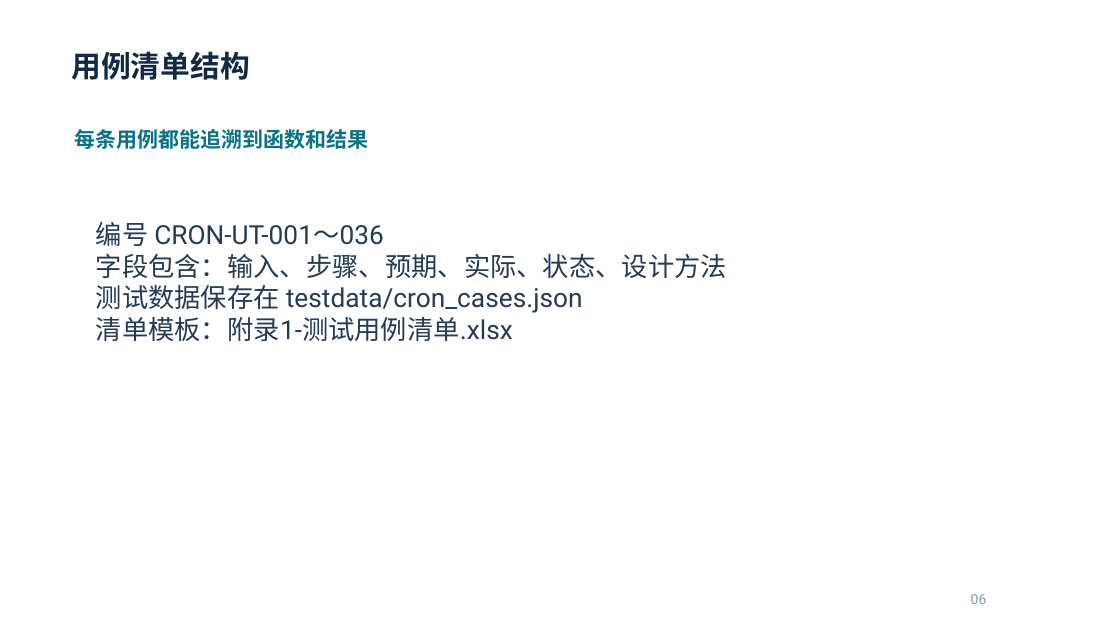
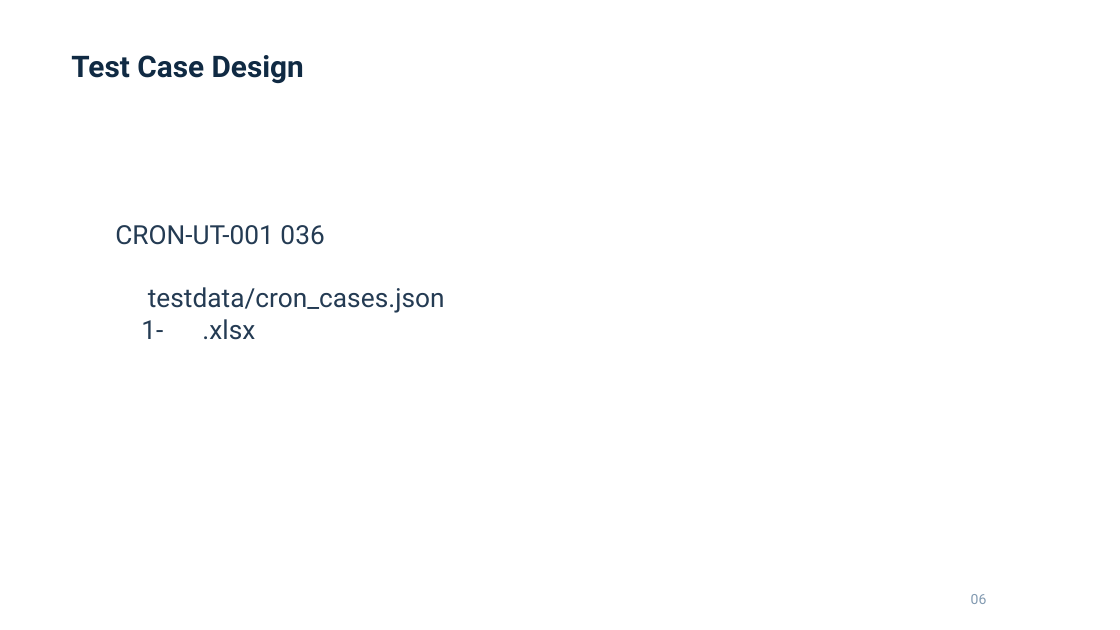
Before and after one commit to cornell-hust/ST_pratice, a slide deck: slide 6 of module1/presentation/build/candidate.pptx. Drawn at 1120x630 pixels with LibreOffice and Linux fonts; fonts in the diff are those of the drawing. Boxes give left, top, right and bottom in pixels: in the first picture for what was removed or moved away, otherwise in the second. Text is boxed around its words. In the diff, an @@ line names an element or a change of style, - is before the commit and + after.

Commit message:
fix(module1): use ASCII-safe presentation text

```diff
--- a/module1/presentation/build/candidate.pptx
+++ b/module1/presentation/build/candidate.pptx
@@ text at bbox=[71, 55, 304, 83]: text changed @@
-用例清单结构
+Test Case Design
@@ text removed at bbox=[75, 129, 369, 149] @@
-每条用例都能追溯到函数和结果
@@ text at bbox=[115, 225, 445, 340]: text changed @@
-编号 CRON-UT-001～036
-字段包含：输入、步骤、预期、实际、状态、设计方法
-测试数据保存在 testdata/cron_cases.json
-清单模板：附录1-测试用例清单.xlsx
+CRON-UT-001 036
+testdata/cron_cases.json
+1- .xlsx
```
Also in this commit, not shown: 10 other slides changed, 15 other files.
